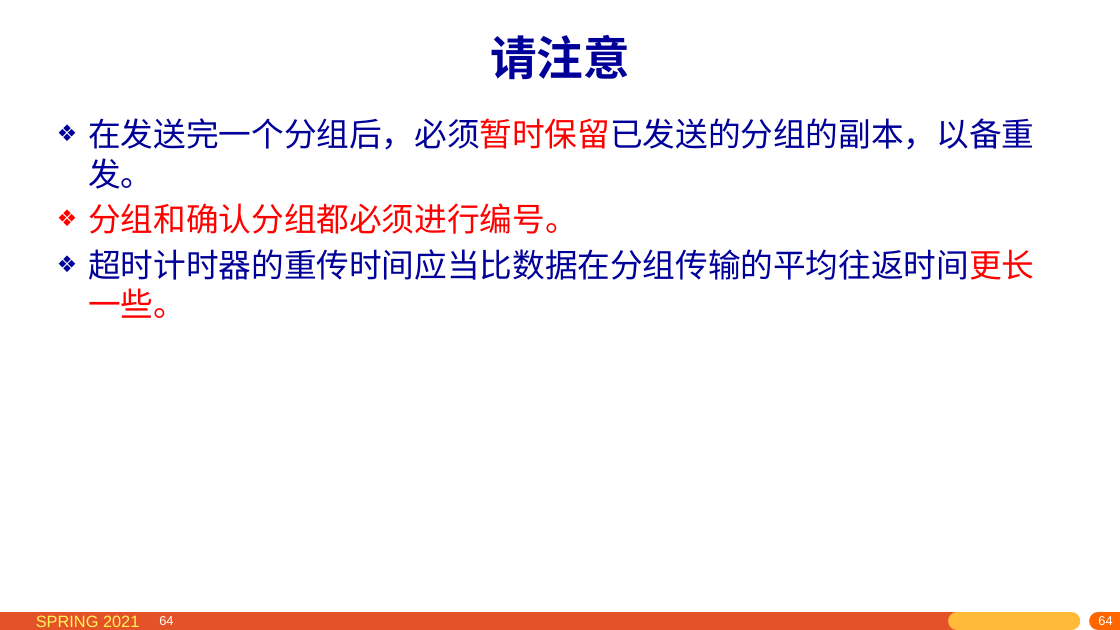
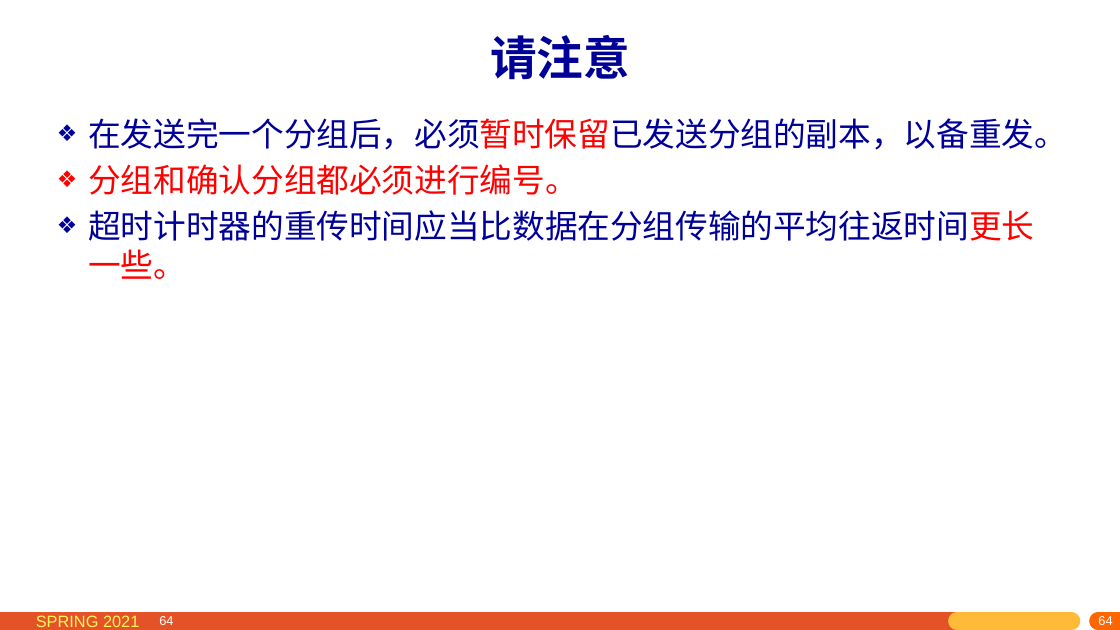
Before and after one commit to network-whu/2021, a slide deck: slide 64 of slides/instruction/05.pptx. Drawn at 1120x630 pixels with LibreOffice and Linux fonts; fonts in the diff are those of the drawing. Boxes give left, top, right and bottom in pixels: in the first picture for what was removed or moved away, otherwise in the second. Text is boxed around its words. In the diff, an @@ line names an element or a change of style, - is before the commit and + after.

```diff
--- a/slides/instruction/05.pptx
+++ b/slides/instruction/05.pptx
@@ text at (x1=88, y1=118, x2=1067, y2=150): text changed @@
-❖ 在发送完一个分组后，必须暂时保留已发送的分组的副本，以备重发。
+❖ 在发送完一个分组后，必须暂时保留已发送分组的副本，以备重发。
```
Also in this commit, not shown: 85 other slides changed, 10 slides added, 1 slide removed, 3 other files.
